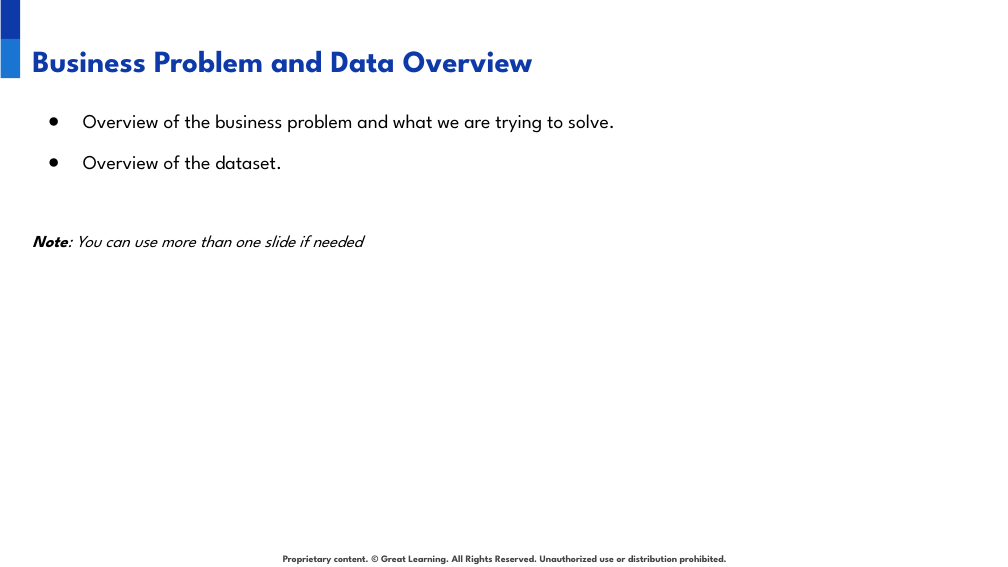
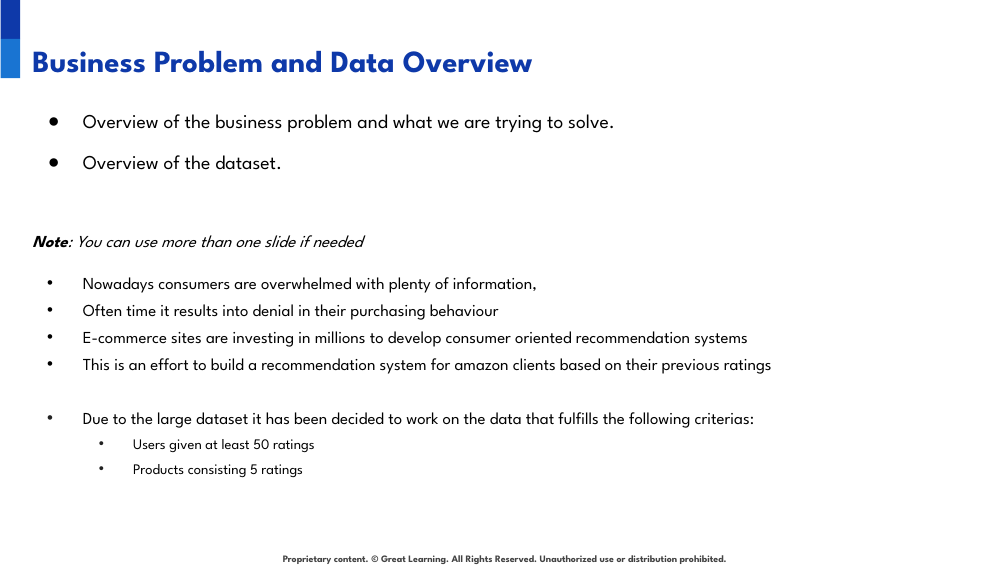
Before and after one commit to aktermitu13/Product-Recommendation-System, a slide deck: slide 3 of Presentation+Template+-+Amazon+Product+Recommendation+System.pptx. Drawn at 1008x567 pixels with LibreOffice and Linux fonts; fonts in the diff are those of the drawing; background and template pictures are left out. Boxes give left, top, right and bottom in pixels: in the first picture for what was removed or moved away, otherwise in the second. Text is boxed around its words. In the diff, an @@ line names an element or a change of style, - is before the commit and + after.

```diff
--- a/Presentation+Template+-+Amazon+Product+Recommendation+System.pptx
+++ b/Presentation+Template+-+Amazon+Product+Recommendation+System.pptx
@@ text at [83,277,772,478]: paragraphs added @@
+• Nowadays consumers are overwhelmed with plenty of information,
+• Often time it results into denial in their purchasing behaviour
+• E-commerce sites are investing in millions to develop consumer oriented recommendation systems
+• This is an effort to build a recommendation system for amazon clients based on their previous ratings
+• Due to the large dataset it has been decided to work on the data that fulfills the following criterias:
+  • Users given at least 50 ratings
+  • Products consisting 5 ratings
```
Also in this commit, not shown: 5 other slides changed, 2 slides added, 1 slide removed, 1 other file.
